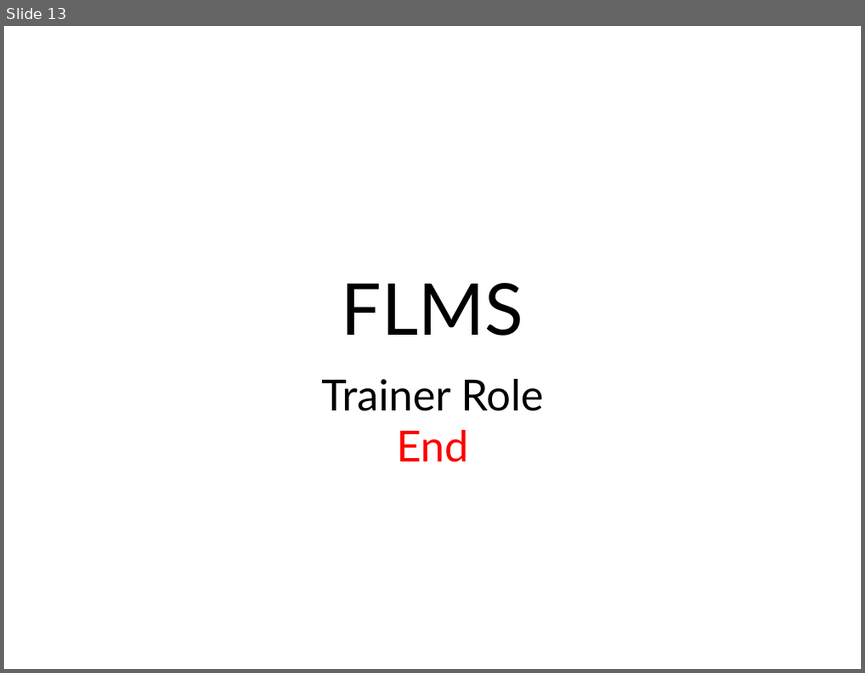
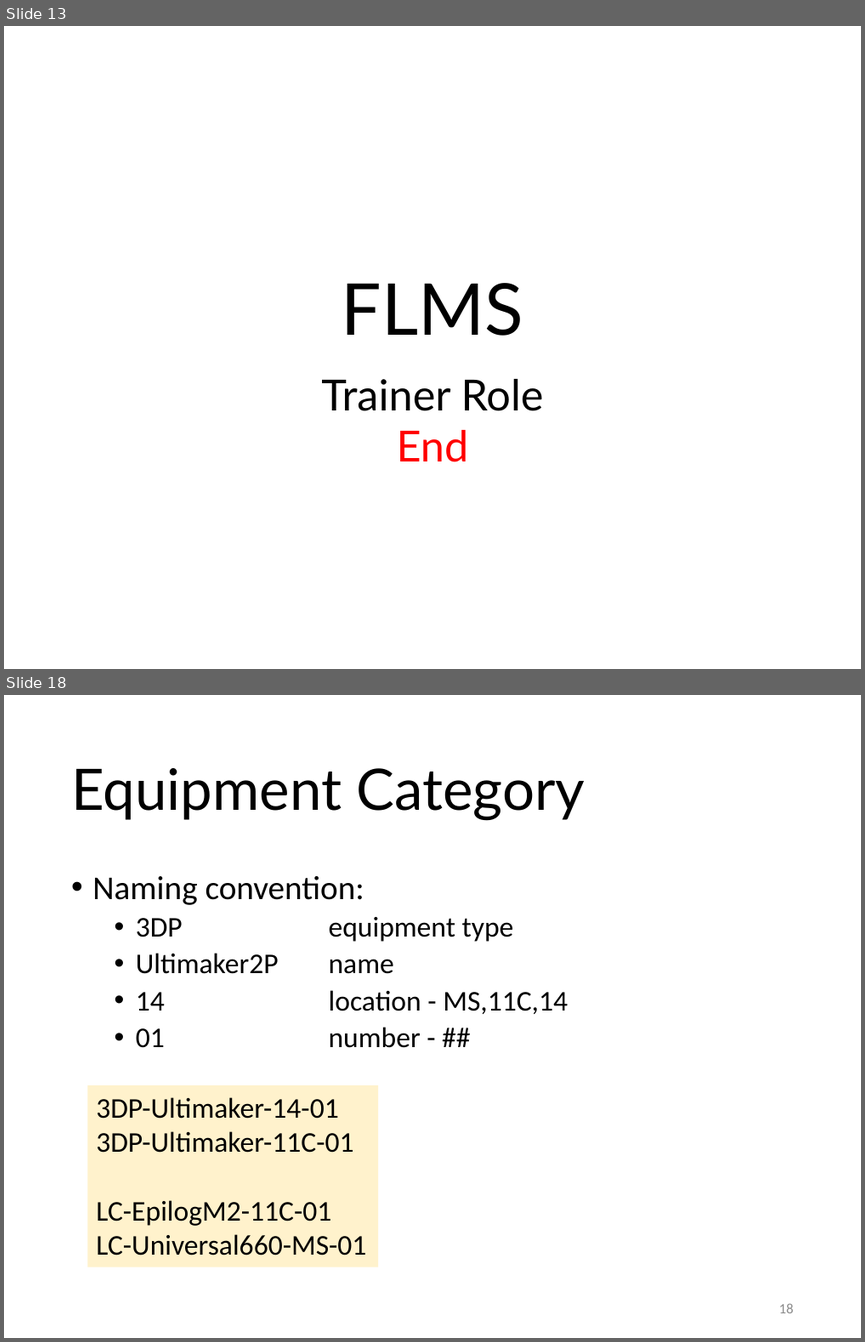
Before and after one commit to RDorville/flms, a slide deck: Training/flms-training.pptx. Shown one above the other, each under a label of ours: slide 13 before the commit, slides 13 and 18 after it; the slides between them are not shown. The pictures are 865x673 and 865x1342 pixels, drawn with LibreOffice and Linux fonts; fonts in the diff are those of the drawing; background and template pictures are left out. Boxes give left, top, right and bottom in pixels: in the first picture for what was removed or moved away, otherwise in the second. Text is boxed around its words. In the diff, an @@ line names an element or a change of style, - is before the commit and + after.

```diff
--- a/Training/flms-training.pptx
+++ b/Training/flms-training.pptx
@@ slide 18 added at (4,695,861,1338), background #FFFFFF @@
@@ title added at (71,768,585,821), 48 pt, text #000000 @@
+Equipment Category
@@ text added at (92,876,568,1048), 24 pt, text #000000 @@
+• Naming convention:
+  • 3DP equipment type
+  • Ultimaker2P name
+  • 14 location - MS,11C,14
+  • 01 number - ##
@@ rectangle added at (88,1085,378,1266), fill #FFF2CC, 24 pt, text #000000 @@
+3DP-Ultimaker-14-01
+3DP-Ultimaker-11C-01
+LC-EpilogM2-11C-01
+LC-Universal660-MS-01
@@ page number added at (779,1303,794,1313), 12 pt, text #8C8C8C @@
+18
```
Also in this commit, not shown: 2 slides changed, 5 other slides added.
